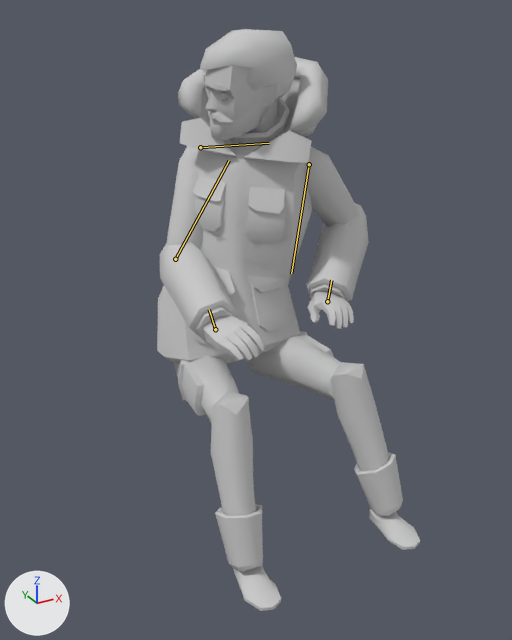
Two versions of the FBX model Project/Assets/Models/PlayerCharacter_anim02_headturn.FBX, one commit apart.
One viewpoint serves both versions: a camera (50 mm lens) standing at (-0.876, -1.778, 1.385) and looking at (-0.02, -0.222, 0.607). Every picture has the same lights, and +X, +Y and +Z are marked at lower left. Both versions are drawn at frame 53 of the action 'Take 001'; the numbers are the values there. The bones that change are drawn over the model as lines.

Objects in the first picture: 'ArmLower_L', 'ArmLower_R', 'ArmUpper_L', 'ArmUpper_R', 'Hand_L', 'Hand_R', 'Head', 'Hood', 'LegLower_L', 'LegLower_R', 'LegUpper_L', 'LegUpper_R', 'Torso'.
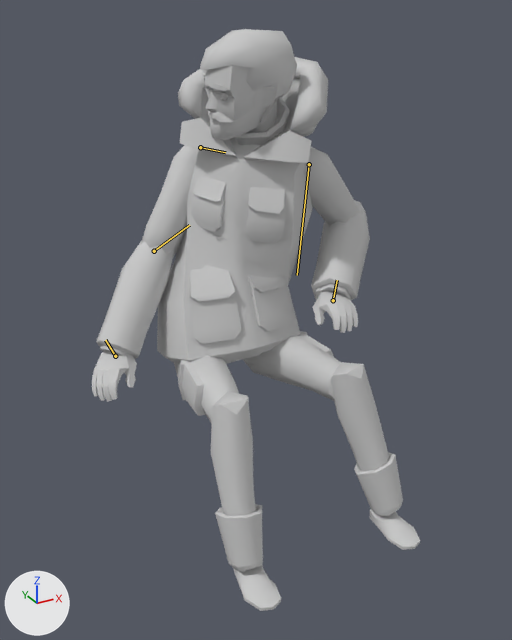
What differs and where, as boxes (x1, y1, x2, y2) in the pictures (512 x 640 px):
'ArmLower_R', posed (19% taller): before (159, 242, 239, 342); after (96, 240, 174, 359)
'ArmLower_L', posed: before (307, 203, 369, 302); after (311, 200, 370, 301)
'ArmUpper_R', posed: before (166, 146, 203, 249); after (141, 145, 198, 257)
'Hand_R', posed (27% narrower, 18% taller): before (203, 316, 265, 360); after (92, 350, 137, 402)
'Hand_L', posed (10% taller): before (307, 291, 354, 329); after (312, 291, 358, 333)
bone 'CATRigArmL1', root to tip: before (309, 164) to (291, 273); after (309, 164) to (297, 275)
bone 'CATRigArmLPalm', root to tip: before (327, 301) to (331, 280); after (333, 300) to (337, 280)
bone 'CATRigArmR1', root to tip: before (200, 147) to (269, 143); after (200, 147) to (225, 152)
bone 'CATRigArmR2', root to tip: before (175, 259) to (229, 160); after (154, 251) to (189, 225)
bone 'CATRigArmRPalm', root to tip: before (215, 329) to (209, 309); after (115, 356) to (105, 340)

Patch to the scene script:
```diff
--- a/Project/Assets/Models/PlayerCharacter_anim02_headturn.FBX.py
+++ b/Project/Assets/Models/PlayerCharacter_anim02_headturn.FBX.py
@@ bone_catrigarml1 @@
 bone_catrigarml1 = bpy.data.objects['Armature'].pose.bones['CATRigArmL1']  # child of 'CATRigArmLCollarbone'
-bone_catrigarml1.rotation_quaternion = (0.774, 0.28, -0.521, -0.224)  # degrees (66, -43, -61)
+bone_catrigarml1.rotation_quaternion = (0.774, 0.274, -0.514, -0.247)  # degrees (65, -41, -62)
@@ bone_catrigarmlpalm @@
 bone_catrigarmlpalm = bpy.data.objects['Armature'].pose.bones['CATRigArmLPalm']  # child of 'CATRigArmL2'
-bone_catrigarmlpalm.rotation_quaternion = (0.821, 0.458, -0.023, 0.34)  # degrees (52, -20, 35)
+bone_catrigarmlpalm.rotation_quaternion = (0.847, 0.447, -0.02, 0.288)  # degrees (51, -17, 29)
@@ bone_catrigarmr1 @@
 bone_catrigarmr1 = bpy.data.objects['Armature'].pose.bones['CATRigArmR1']  # child of 'CATRigArmRCollarbone'
-bone_catrigarmr1.rotation_quaternion = (0.682, -0.162, 0.523, 0.486)  # degrees (36, 60, 92)
+bone_catrigarmr1.rotation_quaternion = (0.779, -0.069, 0.523, 0.339)  # degrees (29, 60, 64)
@@ bone_catrigarmr2 @@
 bone_catrigarmr2 = bpy.data.objects['Armature'].pose.bones['CATRigArmR2']  # child of 'CATRigArmR1'
-bone_catrigarmr2.rotation_quaternion = (0.89, 0.0, -0.007, 0.456)  # degrees (0, -1, 54)
+bone_catrigarmr2.rotation_quaternion = (0.99, 0.0, -0.002, 0.144)  # degrees (0, 0, 17)
@@ bone_catrigarmrpalm @@
 bone_catrigarmrpalm = bpy.data.objects['Armature'].pose.bones['CATRigArmRPalm']  # child of 'CATRigArmR2'
-bone_catrigarmrpalm.rotation_quaternion = (0.883, -0.409, 0.227, -0.041)  # degrees (-53, 21, -16)
+bone_catrigarmrpalm.rotation_quaternion = (0.905, -0.32, 0.26, 0.103)  # degrees (-39, 32, 1)
```
